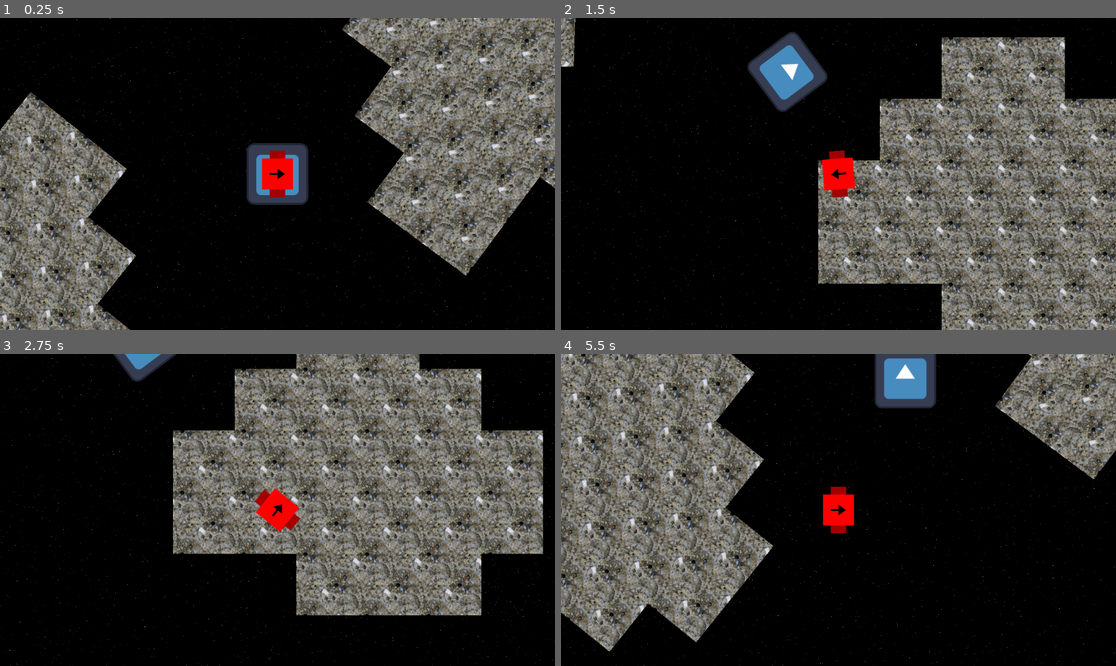
Above: before the commit, frames 1-4 (two rows, left to right).
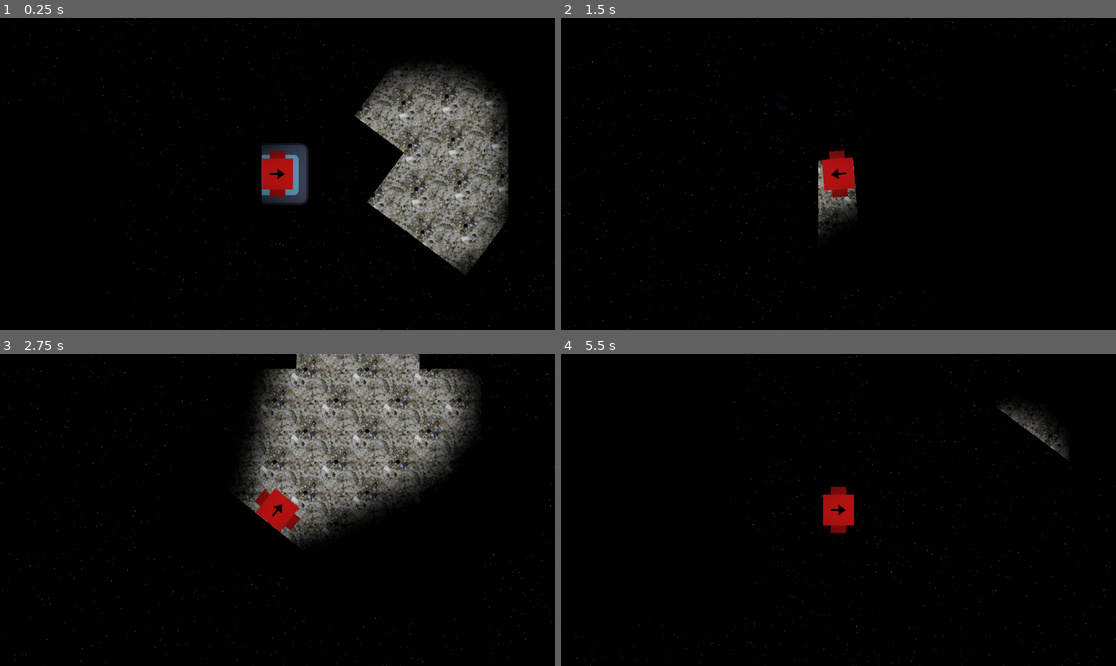
Above: after the commit, the same moments.

Repository: dragonryan06/adrift
Game: Godot game, scene res://scenes/world.tscn
Same seed, same stepped clock (60 frames per second), same inputs: the game is played once before the commit and once after it. The engine's default icon, where the game draws it, is replaced by a stand-in: a white triangle on a blue panel in a dark square.
Inputs (mouse positions are in pixels of both pictures, inside the frame that each line leads up to):
- Up to frame 1 (0.25 s): no input
- Up to frame 2 (1.5 s): tap Enter at 0.5 s; move the mouse to (960, 158) at 0.52 s; hold D (move_right) 0.53-1.28 s; move the mouse to (727, 189) at 1.27 s; hold S (move_down) from 1.28 s (still down)
- Up to frame 3 (2.75 s): move the mouse to (333, 441) at 2.02 s; release S (move_down) at 2.03 s; hold D (move_right) from 2.03 s (still down)
- Up to frame 4 (5.5 s): move the mouse to (810, 572) at 2.77 s; release D (move_right) at 2.78 s; hold W (move_up) 2.78-3.53 s; move the mouse to (1005, 556) at 3.52 s; hold A (move_left) 3.53-5.03 s; move the mouse to (672, 463) at 4.27 s; move the mouse to (866, 510) at 5.02 s; hold S (move_down) from 5.03 s (still down)

The runs differ from the first frame. In frame 1, 28% of the frame differs, in the area x 0-100%, y 0-100%; in frame 2, 41%; in frame 3, 30%; in frame 4, 37%.

Commit message:
Lighting added, background is being weird though

Diff:
--- a/entities/player.tscn
+++ b/entities/player.tscn
@@ -1,7 +1,8 @@
-[gd_scene load_steps=4 format=3 uid="uid://dmff683kd5rcl"]
+[gd_scene load_steps=5 format=3 uid="uid://dmff683kd5rcl"]
 
 [ext_resource type="Script" path="res://systems/player.gd" id="1_sknty"]
 [ext_resource type="Texture2D" uid="uid://denyoc556x5v2" path="res://entities/blockhead.png" id="2_cc8pu"]
+[ext_resource type="Texture2D" uid="uid://c0bjmoxl147cm" path="res://entities/headlight_beam.png" id="3_ipoc8"]
 
 [sub_resource type="RectangleShape2D" id="RectangleShape2D_utapu"]
 size = Vector2(96, 64)
@@ -26,3 +27,8 @@
 collision_mask = 2
 hit_from_inside = true
 collide_with_areas = true
+
+[node name="PointLight2D" type="PointLight2D" parent="."]
+position = Vector2(0, -223)
+range_layer_max = 1
+texture = ExtResource("3_ipoc8")
--- a/scenes/world.tscn
+++ b/scenes/world.tscn
@@ -7,32 +7,46 @@
 [ext_resource type="Texture2D" uid="uid://bqyroff2qej1q" path="res://scenes/starfield_3.png" id="3_0ps5e"]
 [ext_resource type="PackedScene" uid="uid://c7gtfnwxcascb" path="res://entities/test_asteroid.tscn" id="3_847t8"]
 
+[sub_resource type="Environment" id="Environment_kbo07"]
+background_mode = 3
+ambient_light_source = 1
+tonemap_mode = 2
+tonemap_white = 5.0
+adjustment_enabled = true
+adjustment_saturation = 0.75
+
 [node name="World" type="Node"]
 
-[node name="Stars1" type="Parallax2D" parent="."]
+[node name="WorldEnvironment" type="WorldEnvironment" parent="."]
+environment = SubResource("Environment_kbo07")
+
+[node name="CanvasLayer" type="CanvasLayer" parent="."]
+layer = -1
+
+[node name="Stars1" type="Parallax2D" parent="CanvasLayer"]
+scroll_scale = Vector2(0.05, 0.05)
+repeat_size = Vector2(2048, 1024)
+repeat_times = 3
+
+[node name="Sprite2D" type="Sprite2D" parent="CanvasLayer/Stars1"]
+position = Vector2(1024, 367)
+texture = ExtResource("1_t556t")
+
+[node name="Stars2" type="Parallax2D" parent="CanvasLayer"]
 scroll_scale = Vector2(0.1, 0.1)
 repeat_size = Vector2(2048, 1024)
 repeat_times = 3
 
-[node name="Sprite2D" type="Sprite2D" parent="Stars1"]
+[node name="Sprite2D" type="Sprite2D" parent="CanvasLayer/Stars2"]
 position = Vector2(1024, 367)
-texture = ExtResource("1_t556t")
+texture = ExtResource("2_0gb6o")
 
-[node name="Stars2" type="Parallax2D" parent="."]
-scroll_scale = Vector2(0.2, 0.2)
+[node name="Stars3" type="Parallax2D" parent="CanvasLayer"]
+scroll_scale = Vector2(0.15, 0.15)
 repeat_size = Vector2(2048, 1024)
 repeat_times = 3
 
-[node name="Sprite2D" type="Sprite2D" parent="Stars2"]
-position = Vector2(1024, 367)
-texture = ExtResource("2_0gb6o")
-
-[node name="Stars3" type="Parallax2D" parent="."]
-scroll_scale = Vector2(0.3, 0.3)
-repeat_size = Vector2(2048, 1024)
-repeat_times = 3
-
-[node name="Sprite2D" type="Sprite2D" parent="Stars3"]
+[node name="Sprite2D" type="Sprite2D" parent="CanvasLayer/Stars3"]
 position = Vector2(1024, 367)
 texture = ExtResource("3_0ps5e")
 
@@ -48,3 +62,6 @@
 rotation = -0.930851
 
 [node name="Player" parent="." instance=ExtResource("2_a0nbi")]
+
+[node name="CanvasModulate" type="CanvasModulate" parent="."]
+color = Color(0, 0, 0, 1)
Binary file added: entities/headlight_beam.png
Not shown, added: entities/headlight_beam.png.import
Not shown: 1 places in scenes/world.tscn that only renumber resources
